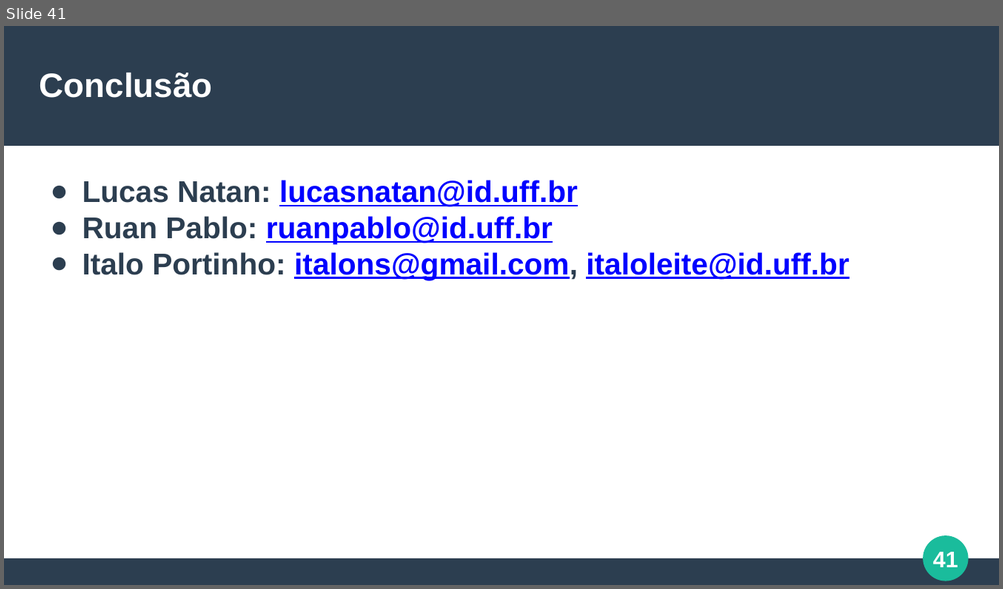
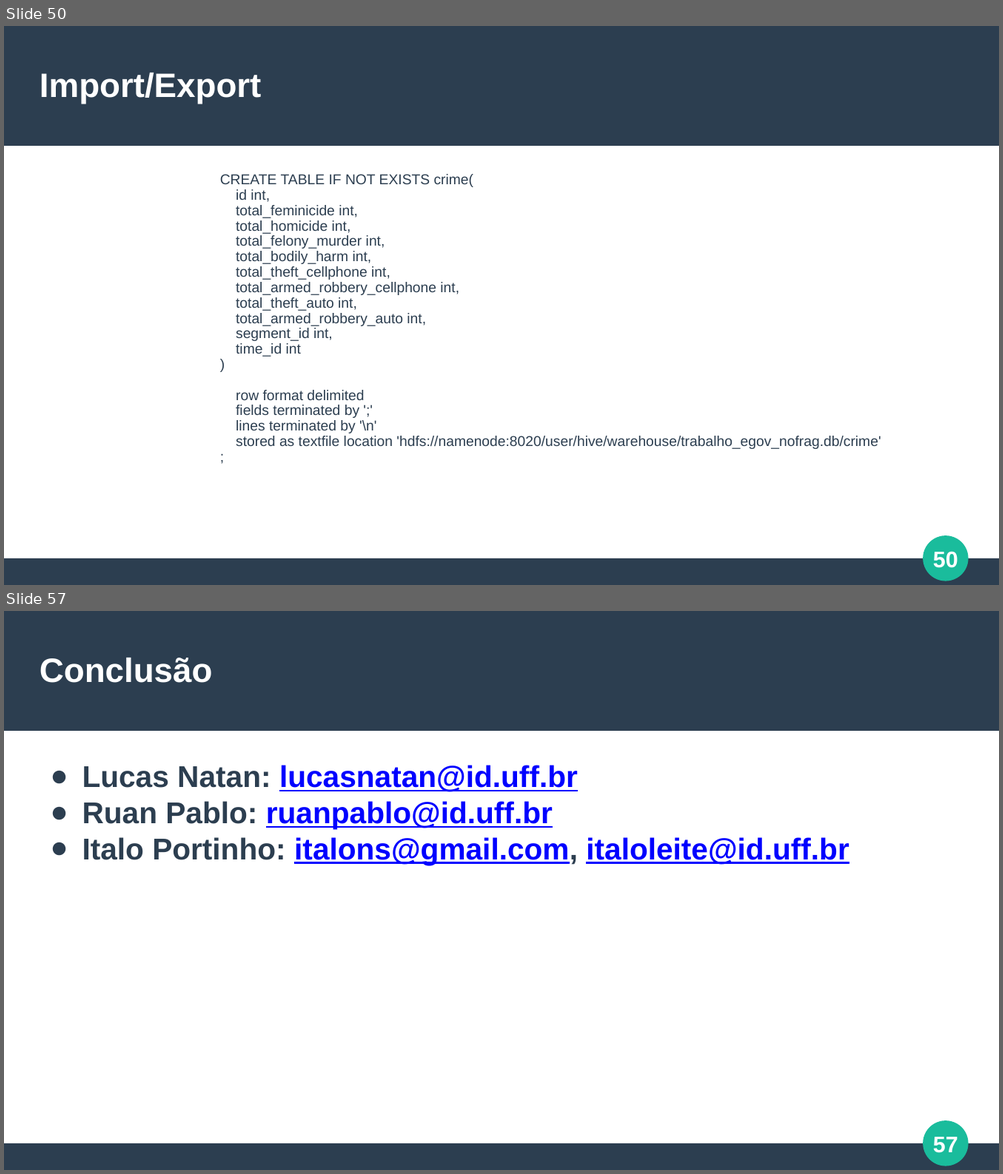
Before and after one commit to italoportinho/trabalho-egov-2024-1, a slide deck: trabalho-pratico/apresentacao_trabalho_pratico_EGOV_2024-1.pptx. Shown one above the other, each under a label of ours: slide 41 before the commit, slides 50 and 57 after it; the slides between them are not shown. The pictures are 1003x589 and 1003x1174 pixels, drawn with LibreOffice and Linux fonts; fonts in the diff are those of the drawing. Boxes give left, top, right and bottom in pixels: in the first picture for what was removed or moved away, otherwise in the second. Text is boxed around its words. In the diff, an @@ line names an element or a change of style, - is before the commit and + after.

```diff
--- a/trabalho-pratico/apresentacao_trabalho_pratico_EGOV_2024-1.pptx
+++ b/trabalho-pratico/apresentacao_trabalho_pratico_EGOV_2024-1.pptx
@@ slide 50 added at [4, 26, 999, 585], background #FFFFFF; not listed: 4 template elements that a slide beside it also shows @@
@@ text added at [40, 73, 262, 104], 27 pt, text #FFFFFF, bold @@
+Import/Export
@@ text added at [220, 174, 880, 449], 11.4 pt, text #2C3E50 @@
+CREATE TABLE IF NOT EXISTS crime(
+id int,
+total_feminicide int,
+total_homicide int,
+total_felony_murder int,
+total_bodily_harm int,
+total_theft_cellphone int,
+total_armed_robbery_cellphone int,
+total_theft_auto int,
+total_armed_robbery_auto int,
+segment_id int,
+time_id int
+)
+row format delimited
+fields terminated by ';'
+lines terminated by '\n'
+stored as textfile location 'hdfs://namenode:8020/user/hive/warehouse/trabalho_egov_nofrag.db/crime'
+;
@@ what was slide 41 is now slide 57 @@
@@ page number at [933, 1137, 958, 1153]: text changed @@
-41
+57
```
Also in this commit, not shown: 38 slides changed, 17 other slides added, 2 slides removed.
